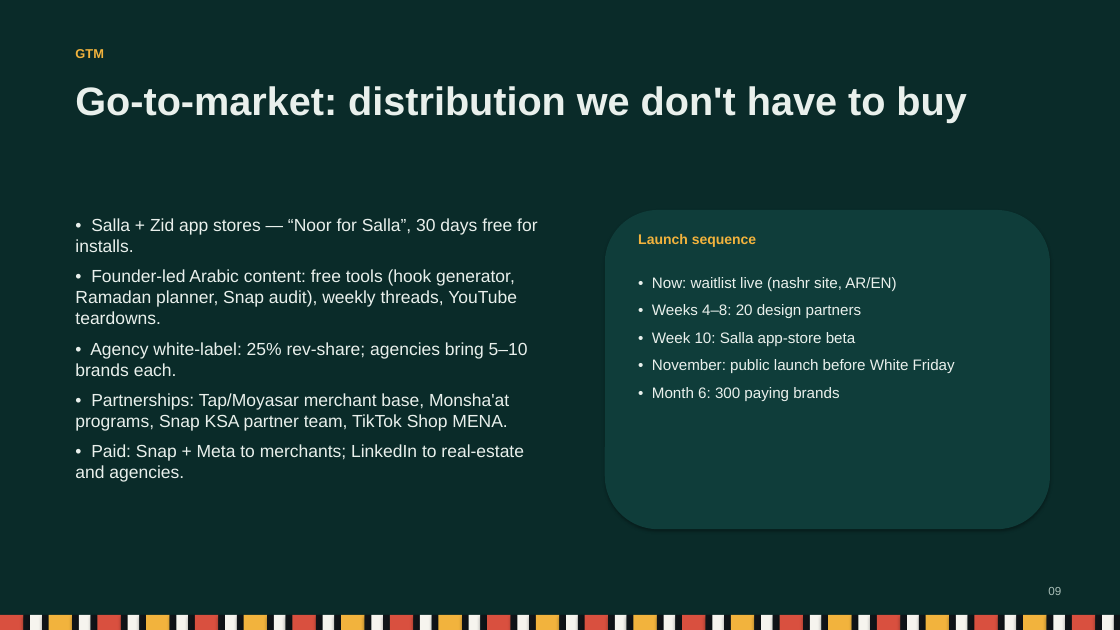
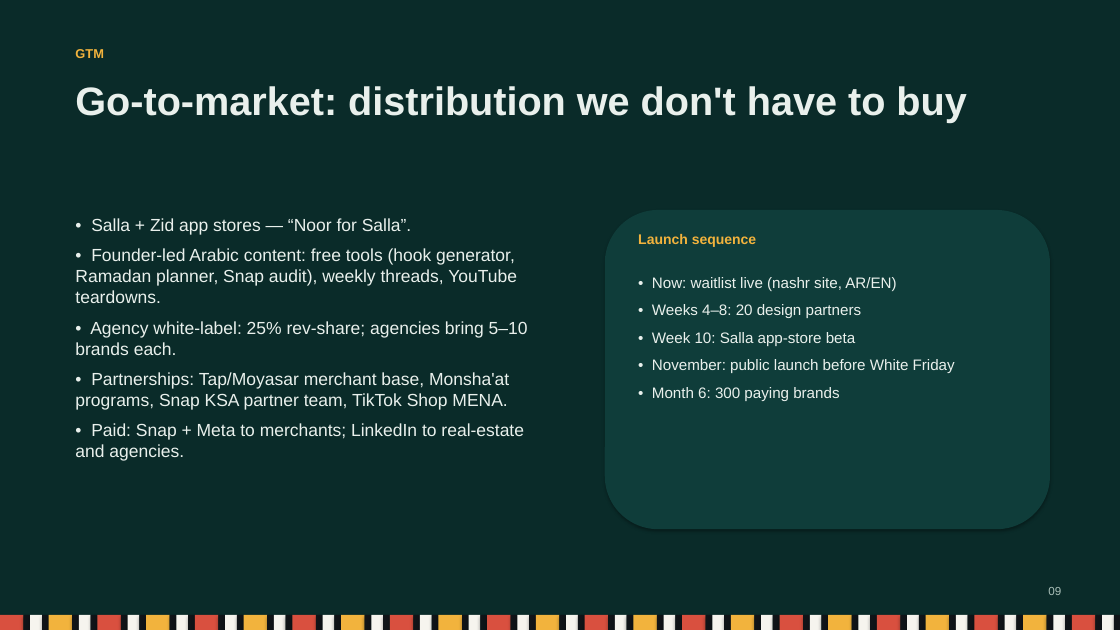
Before and after one commit to iAbulkhair/Nashr, a slide deck: slide 9 of docs/Nashr_Pitch_Deck.pptx. Drawn at 1120x630 pixels with LibreOffice and Linux fonts; fonts in the diff are those of the drawing. Boxes give left, top, right and bottom in pixels: in the first picture for what was removed or moved away, otherwise in the second. Text is boxed around its words. In the diff, an @@ line names an element or a change of style, - is before the commit and + after.

```diff
--- a/docs/Nashr_Pitch_Deck.pptx
+++ b/docs/Nashr_Pitch_Deck.pptx
@@ text at [91, 218, 412, 235]: text changed @@
-• Salla + Zid app stores — “Noor for Salla”, 30 days free for installs.
+• Salla + Zid app stores — “Noor for Salla”.
```
Also in this commit, not shown: 7 other slides changed, 12 other files.
